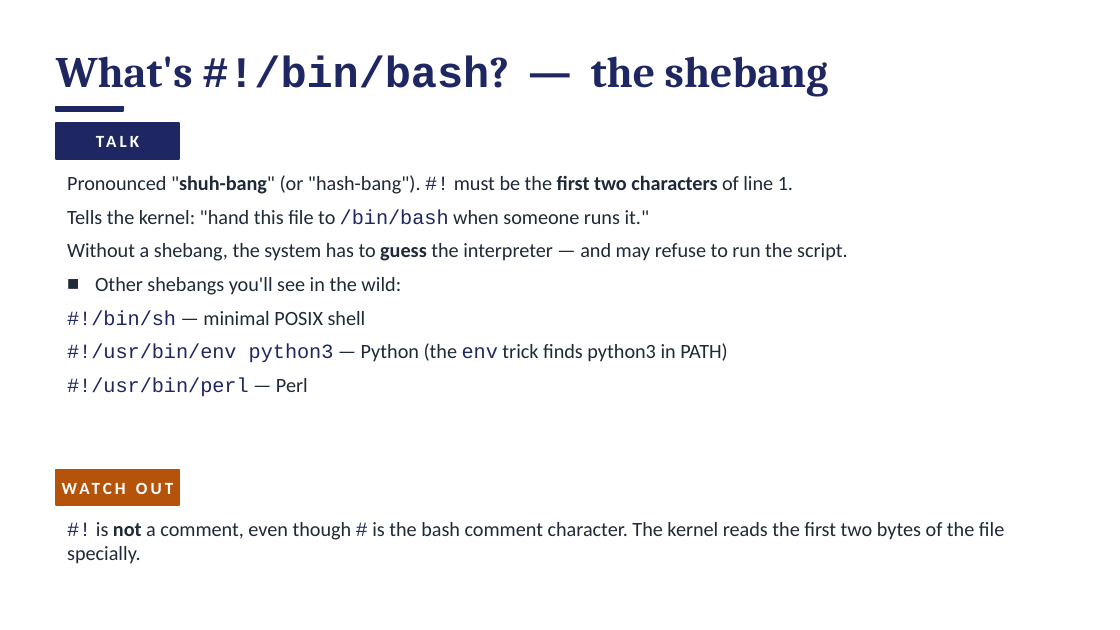
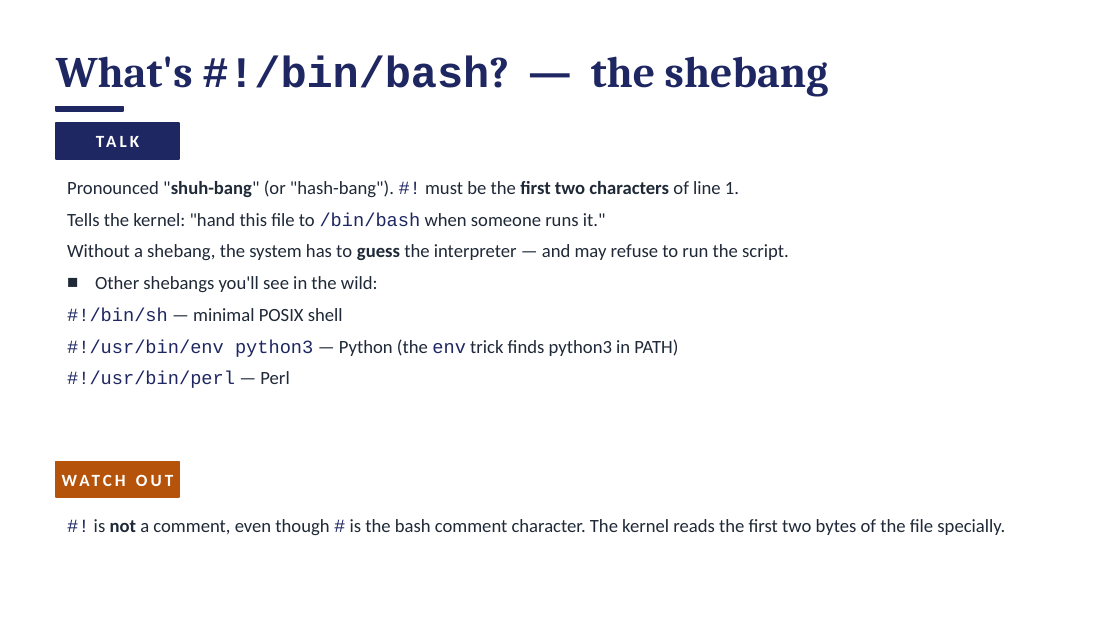
Before and after one commit to access-ci-org/Operations-STEP-2026, a slide deck: slide 58 of Linux_Terminal/DRAFT_workshop-linux-session1.pptx (slide 59 before the commit). Drawn at 1120x630 pixels with LibreOffice and Linux fonts; fonts in the diff are those of the drawing. Boxes give left, top, right and bottom in pixels: in the first picture for what was removed or moved away, otherwise in the second. Text is boxed around its words. In the diff, an @@ line names an element or a change of style, - is before the commit and + after.

```diff
--- a/Linux_Terminal/DRAFT_workshop-linux-session1.pptx
+++ b/Linux_Terminal/DRAFT_workshop-linux-session1.pptx
@@ text "Pronounced "shuh-bang" (or "hash-bang"). #! ..." at (67,180,789,388): size 13 to 12 pt @@
@@ text "WATCH OUT": place and size @@
-text "WATCH OUT" at (56,469,179,505)
+text "WATCH OUT" at (56,461,179,497)
@@ rectangle: place and size @@
-rectangle at (56,469,179,505)
+rectangle at (56,461,179,497)
@@ text "#! is not a comment, ..." at (94,519,1005,535): size 13 to 12 pt @@
```
Also in this commit, not shown: 92 other slides changed, 1 slide added, 3 slides removed, 1 other file.
